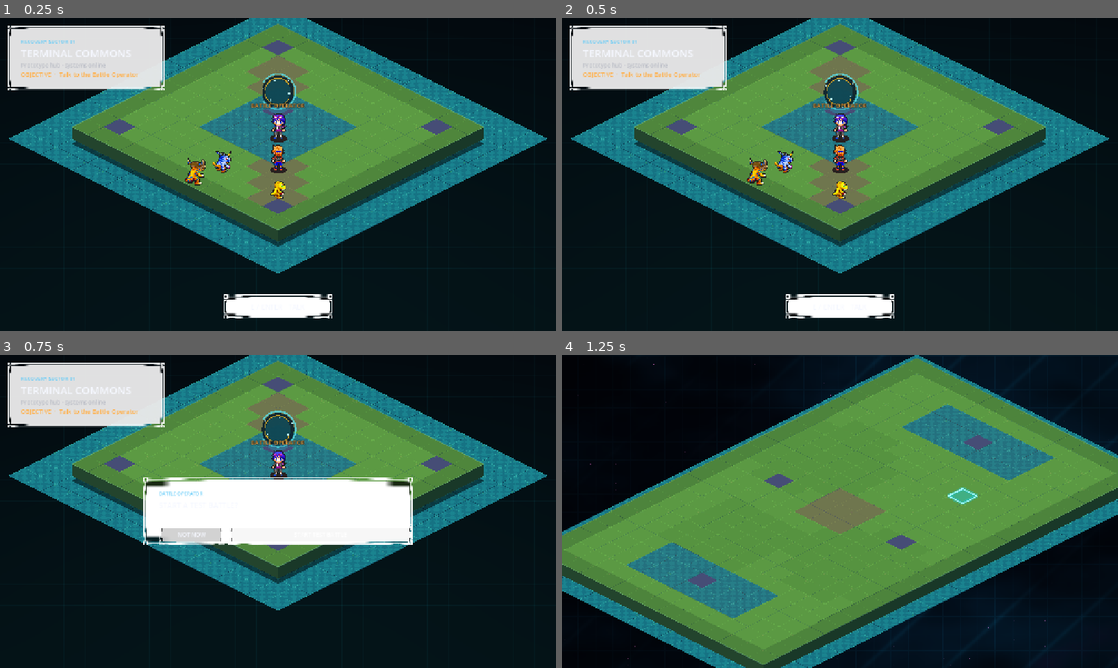
Above: before the commit, frames 1-4 (two rows, left to right).
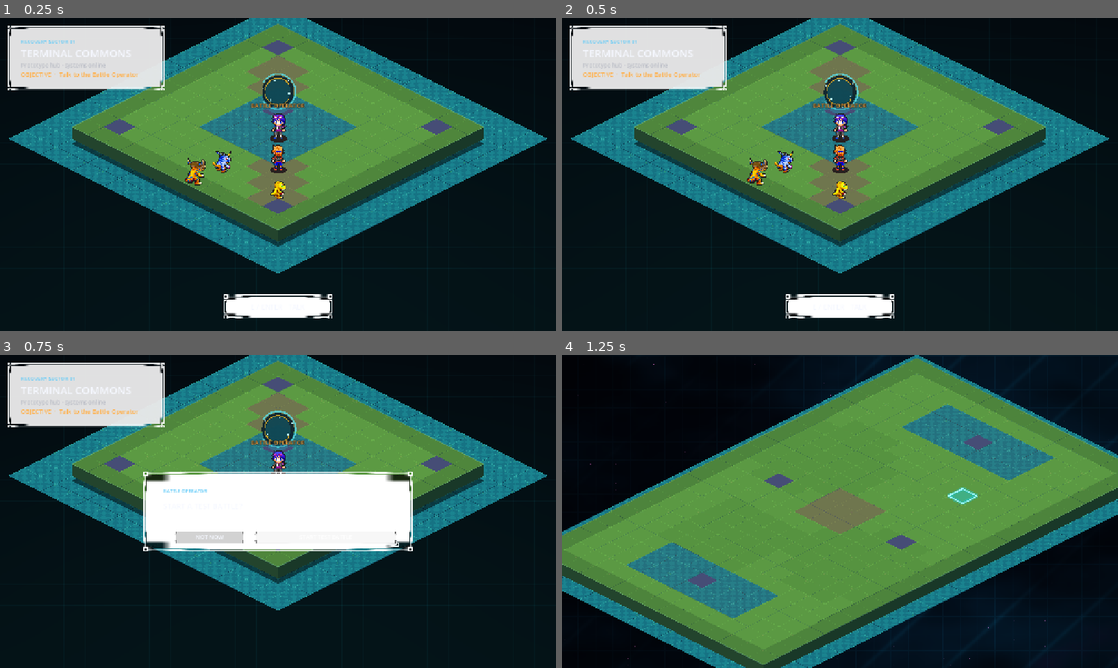
Above: after the commit, the same moments.

Repository: EwertonMendes/DigiGame
Game: Godot game, scene res://scenes/world/hub.tscn
Same seed, same stepped clock (60 frames per second), same inputs: the game is played once before the commit and once after it.
Inputs (mouse positions are in pixels of both pictures, inside the frame that each line leads up to):
- Up to frame 1 (0.25 s): no input
- Up to frame 2 (0.5 s): no input
- Up to frame 3 (0.75 s): tap Enter (ui_accept) at 0.5 s; move the mouse to (400, 495) at 0.52 s; hold Right (ui_right) from 0.53 s (still down); tap Mouse wheel down (wheel_down) at 0.6 s; click (400, 495) at 0.67 s
- Up to frame 4 (1.25 s): keep holding Right (ui_right); tap Enter (ui_accept) at 0.77 s

Frames 1-2 are identical in both runs. In frame 3, 3.0% of the frame differs, in the area x 25-75%, y 37-63%; in frame 4, nothing differs.

Commit message:
fix(ui): center battle dialog actions inside frame safe area

Diff:
--- a/src/world/HubMobileGameplay.gd
+++ b/src/world/HubMobileGameplay.gd
@@ -10,10 +10,9 @@
 var _mobile_dialog_cancel: Button = null
 
 
-# Build the dialog without nested Containers calculating a very large wrapped
-# minimum height on portrait Web exports. The panel remains a PanelContainer so
-# the inherited controller contract is unchanged, while its direct child has no
-# content-driven minimum size and can be laid out safely inside the viewport.
+# Keep the battle prompt independent from content-driven Container minimum sizes.
+# The explicit layout below gives the Kenney frame a real safe area so buttons
+# never touch or cross the decorative border on desktop or mobile Web exports.
 func _build_dialog() -> void:
 	_dialog_panel = PanelContainer.new()
 	_dialog_panel.name = "BattleDialog"
@@ -33,15 +32,12 @@
 	_mobile_dialog_title.name = "Title"
 	_mobile_dialog_content.add_child(_mobile_dialog_title)
 
-	# Keep the actionable copy to one explicit line. Wrapped Labels can report a
-	# content-driven minimum height before a mobile Web viewport has stabilized,
-	# which is what originally made this dialog overflow the phone screen.
 	_mobile_dialog_body = _label("START A TEST BATTLE?", 19, UI.TEXT)
 	_mobile_dialog_body.name = "Prompt"
 	_mobile_dialog_content.add_child(_mobile_dialog_body)
 
 	_mobile_dialog_cancel = _dialog_button("NOT NOW", UI.MUTED)
-	_mobile_dialog_cancel.name = "Cancel"
+	_mobile_dialog_cancel.name = "CancelBattleDialog"
 	_mobile_dialog_cancel.pressed.connect(_close_dialog)
 	_mobile_dialog_content.add_child(_mobile_dialog_cancel)
 
@@ -93,8 +89,6 @@
 	var edge := 14.0
 	var bottom := 14.0
 
-	# Browser chrome and the OS gesture area can steal vertical space in landscape.
-	# Keep every interactive control away from the physical edge.
 	_mobile_controls.visible = touch_layout and not _dialog_open and not _transitioning
 	_mobile_controls.scale = Vector2.ONE * ui_scale
 	var joystick_side := 136.0 if landscape else 156.0
@@ -118,7 +112,6 @@
 
 	_layout_mobile_dialog(physical, ui_scale, landscape, edge)
 
-	# The information card should not dominate a short landscape phone viewport.
 	if landscape and compact and _location_panel != null:
 		var location_width := minf(330.0, physical.x * 0.44)
 		_location_panel.position = Vector2(edge * ui_scale, 10.0 * ui_scale)
@@ -128,8 +121,9 @@
 func _layout_mobile_dialog(physical: Vector2, ui_scale: float, landscape: bool, edge: float) -> void:
 	if _dialog_panel == null or _mobile_dialog_content == null:
 		return
+
 	var dialog_width := minf(620.0 if landscape else 660.0, physical.x - edge * 2.0)
-	var desired_height := 156.0 if landscape else 168.0
+	var desired_height := 184.0 if landscape else 196.0
 	var dialog_height := minf(desired_height, physical.y - edge * 2.0)
 	_dialog_panel.scale = Vector2.ONE * ui_scale
 	_dialog_panel.position = Vector2(
@@ -138,30 +132,36 @@
 	)
 	_dialog_panel.size = Vector2(dialog_width, dialog_height)
 
-	var pad := 18.0 if landscape else 16.0
+	var side_pad := 28.0 if landscape else 24.0
+	var top_pad := 20.0 if landscape else 22.0
 	_mobile_dialog_content.position = Vector2.ZERO
 	_mobile_dialog_content.size = Vector2(dialog_width, dialog_height)
-	_mobile_dialog_title.position = Vector2(pad, 12.0)
-	_mobile_dialog_title.size = Vector2(dialog_width - pad * 2.0, 20.0)
+
+	_mobile_dialog_title.position = Vector2(side_pad, top_pad)
+	_mobile_dialog_title.size = Vector2(dialog_width - side_pad * 2.0, 20.0)
 	_mobile_dialog_title.add_theme_font_size_override("font_size", 11 if landscape else 12)
 
-	_mobile_dialog_body.position = Vector2(pad, 34.0)
-	_mobile_dialog_body.size = Vector2(dialog_width - pad * 2.0, 30.0)
+	_mobile_dialog_body.position = Vector2(side_pad, top_pad + 30.0)
+	_mobile_dialog_body.size = Vector2(dialog_width - side_pad * 2.0, 32.0)
 	_mobile_dialog_body.add_theme_font_size_override("font_size", 17 if landscape else 19)
 
-	var actions_height := 48.0
-	var actions_y := dialog_height - pad - actions_height
-	var gap := 10.0
-	var available := dialog_width - pad * 2.0 - gap
-	var cancel_width := minf(150.0, available * 0.43)
-	var start_width := available - cancel_width
+	var button_height := 44.0
+	var bottom_pad := 28.0 if landscape else 30.0
+	var gap := 16.0
+	var group_width := minf(dialog_width - side_pad * 2.0, 520.0)
+	var cancel_width := minf(168.0, group_width * 0.36)
+	var start_width := group_width - cancel_width - gap
+	var actions_x := (dialog_width - group_width) * 0.5
+	var actions_y := dialog_height - bottom_pad - button_height
+
 	_mobile_dialog_cancel.custom_minimum_size = Vector2.ZERO
-	_mobile_dialog_cancel.position = Vector2(pad, actions_y)
-	_mobile_dialog_cancel.size = Vector2(cancel_width, actions_height)
+	_mobile_dialog_cancel.position = Vector2(actions_x, actions_y)
+	_mobile_dialog_cancel.size = Vector2(cancel_width, button_height)
 	_mobile_dialog_cancel.add_theme_font_size_override("font_size", 13 if landscape else 14)
+
 	_start_battle_button.custom_minimum_size = Vector2.ZERO
-	_start_battle_button.position = Vector2(pad + cancel_width + gap, actions_y)
-	_start_battle_button.size = Vector2(start_width, actions_height)
+	_start_battle_button.position = Vector2(actions_x + cancel_width + gap, actions_y)
+	_start_battle_button.size = Vector2(start_width, button_height)
 	_start_battle_button.add_theme_font_size_override("font_size", 13 if landscape else 14)
 
 
